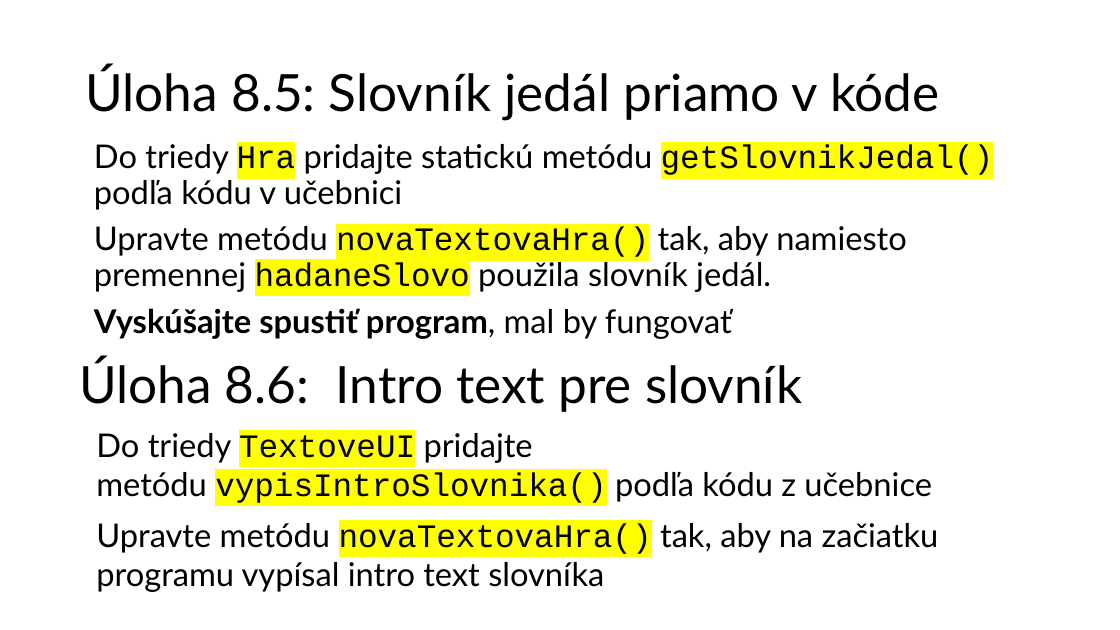
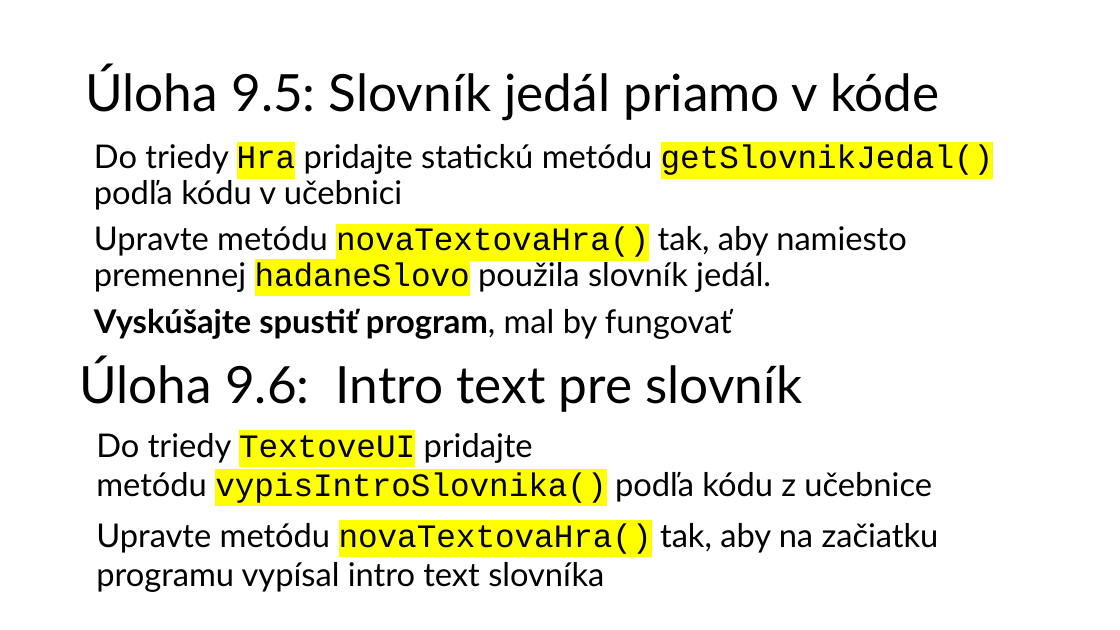
Before and after one commit to wagjo/oop, a slide deck: slide 8 of prezentacie/c09w.pptx. Drawn at 1120x630 pixels with LibreOffice and Linux fonts; fonts in the diff are those of the drawing. Boxes give left, top, right and bottom in pixels: in the first picture for what was removed or moved away, otherwise in the second. Text is boxed around its words. In the diff, an @@ line names an element or a change of style, - is before the commit and + after.

```diff
--- a/prezentacie/c09w.pptx
+++ b/prezentacie/c09w.pptx
@@ title at <box>85,66,940,120</box>: text changed @@
-Úloha 8.5: Slovník jedál priamo v kóde
+Úloha 9.5: Slovník jedál priamo v kóde
@@ text at <box>79,359,802,412</box>: text changed @@
-Úloha 8.6: Intro text pre slovník
+Úloha 9.6: Intro text pre slovník
```
Also in this commit, not shown: 7 other slides changed, 8 other files.
